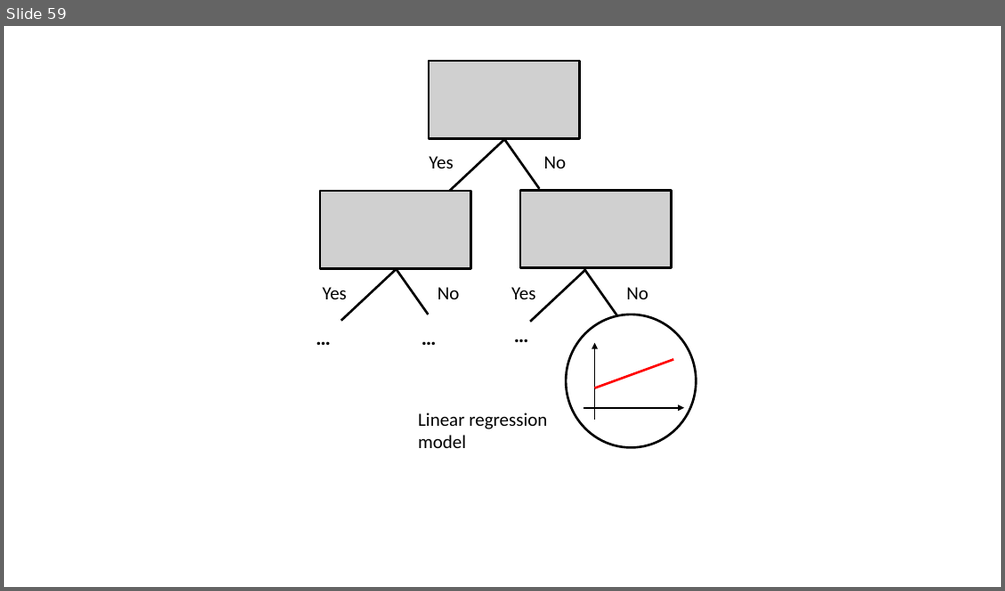
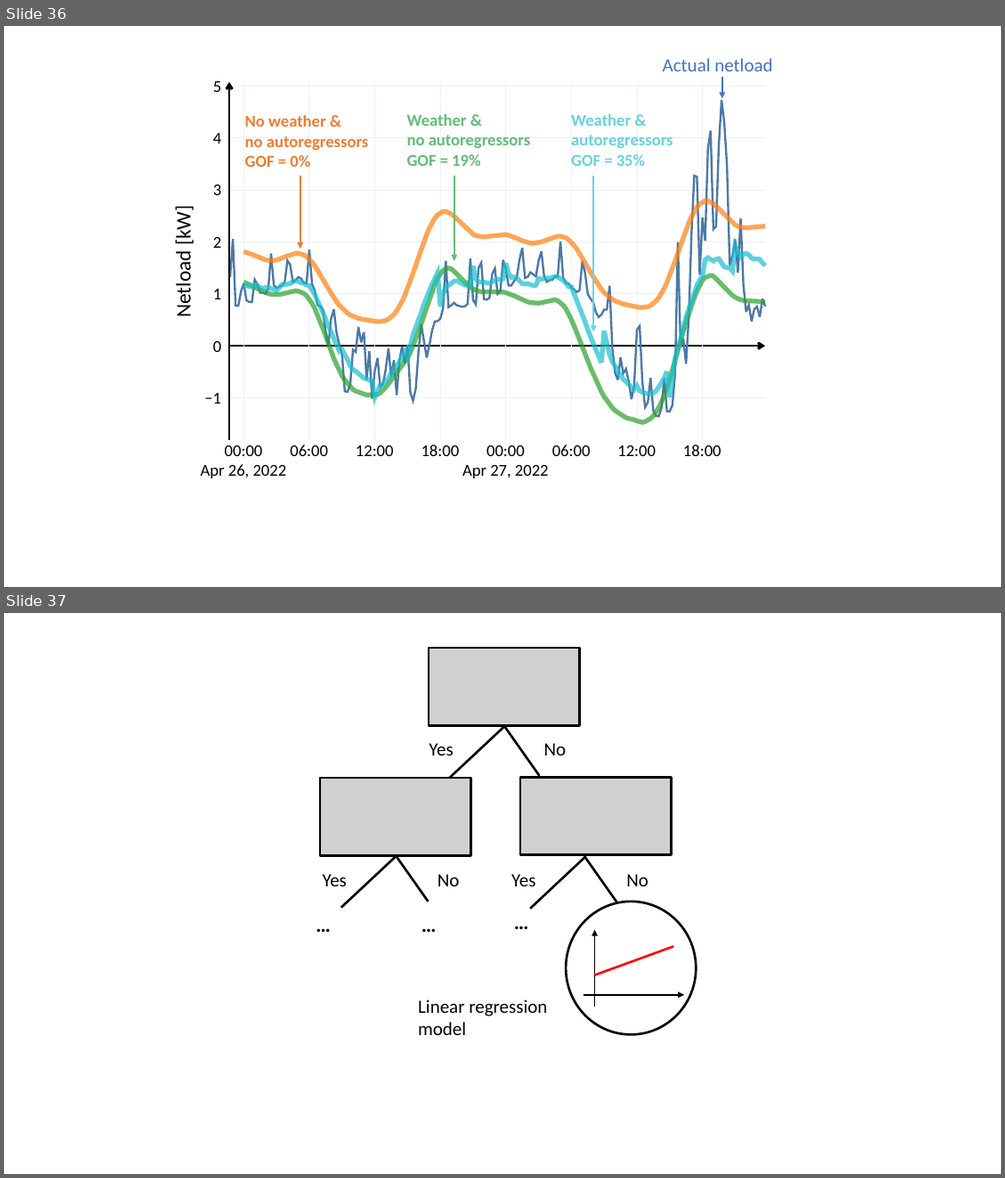
Before and after one commit to Jonathan56/supplementary_thesis, a slide deck: figures.pptx. Shown one above the other, each under a label of ours: slide 59 before the commit, slides 36 and 37 after it. The pictures are 1005x591 and 1005x1178 pixels, drawn with LibreOffice and Linux fonts; fonts in the diff are those of the drawing; grey boxes stand for pictures. Boxes give left, top, right and bottom in pixels: in the first picture for what was removed or moved away, otherwise in the second. Text is boxed around its words. In the diff, an @@ line names an element or a change of style, - is before the commit and + after.

```diff
--- a/figures.pptx
+++ b/figures.pptx
@@ slide 36 added at bbox=[4, 26, 1001, 587], background #FFFFFF @@
@@ freeform shape added at bbox=[171, 43, 172, 44], fill #000000 @@
@@ text added at bbox=[663, 58, 772, 78], 18 pt, text #4472C4 @@
+Actual netload
@@ arrow added from (722, 77) to (722, 99), #4472C4 1.5 pt @@
@@ group added at bbox=[204, 81, 221, 403]: 7 texts @@
+−1
+0
+1
+2
+3
+4
+5
@@ freeform shape added at bbox=[229, 82, 230, 440], outline #000000 2.25 pt @@
@@ group added at bbox=[230, 82, 765, 440]: 14 freeform shapes @@
@@ freeform shape added at bbox=[230, 100, 765, 417], outline #4C78A8 2 pt @@
@@ text added at bbox=[245, 115, 368, 167], 16 pt, text #ED7D31, bold @@
+No weather &
+no autoregressors
+GOF = 0%
@@ text added at bbox=[407, 114, 530, 166], 16 pt, text #63BD76, bold @@
+Weather &
+no autoregressors
+GOF = 19%
@@ text added at bbox=[571, 114, 672, 166], 16 pt, text #6AD2DE, bold @@
+Weather &
+autoregressors
+GOF = 35%
@@ arrow added from (300, 176) to (300, 248), #ED7D31 1.5 pt @@
@@ arrow added from (454, 176) to (454, 261), #63BD76 1.5 pt @@
@@ arrow added from (593, 176) to (593, 332), #6AD2DE 1.5 pt @@
@@ text added at bbox=[171, 208, 196, 316], 20 pt, text #000000 @@
+Netload [kW]
@@ freeform shape added at bbox=[244, 201, 765, 322], outline #FF7F0E 4.5 pt @@
@@ freeform shape added at bbox=[244, 246, 765, 398], outline #17BECF 4.5 pt @@
@@ freeform shape added at bbox=[244, 268, 765, 422], outline #2CA02C 4.5 pt @@
@@ freeform shape added at bbox=[230, 346, 765, 346], fill #000000, outline #000000 2.25 pt @@
@@ group added at bbox=[201, 444, 721, 478]: 10 texts @@
+00:00
+Apr 26, 2022
+06:00
+12:00
+18:00
+00:00
+Apr 27, 2022
+06:00
+12:00
+18:00
@@ what was slide 59 is now slide 37 @@
```
Also in this commit, not shown: 11 slides changed, 2 other slides added, 25 slides removed, 9 other files.
